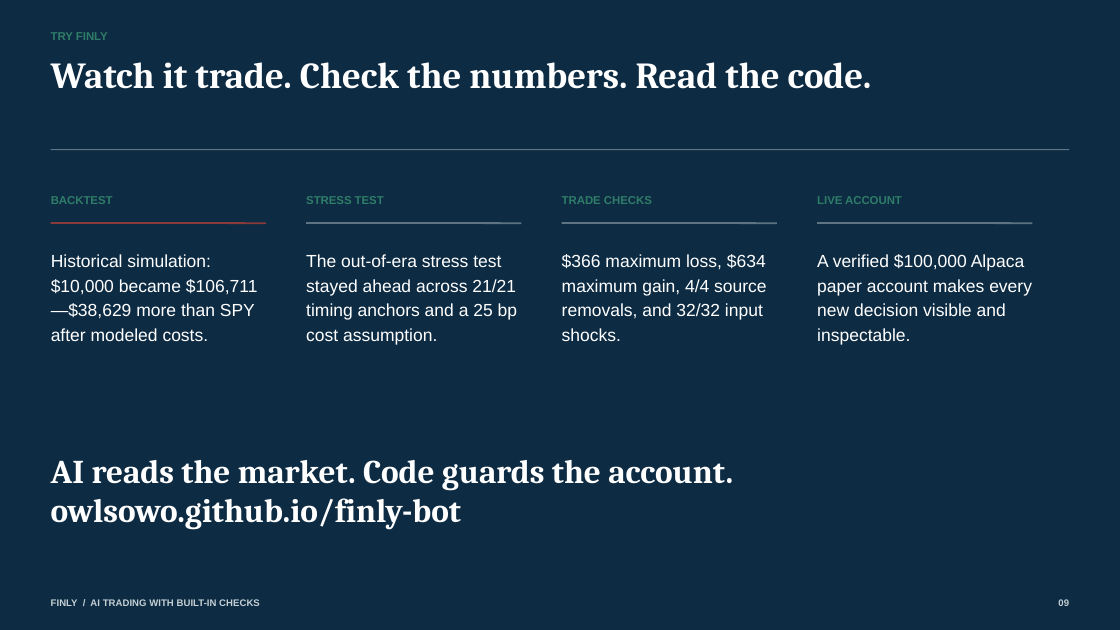
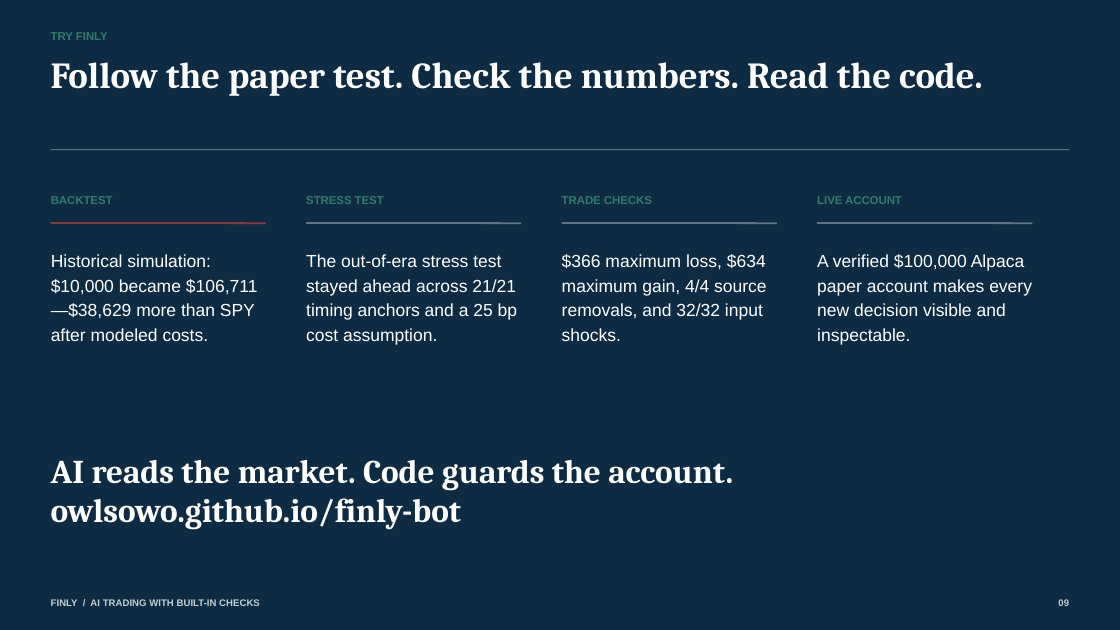
Before and after one commit to owlsowo/finly-bot, a slide deck: slide 9 of public/judge/Finly_Consulting_Deck.pptx. Drawn at 1120x630 pixels with LibreOffice and Linux fonts; fonts in the diff are those of the drawing. Boxes give left, top, right and bottom in pixels: in the first picture for what was removed or moved away, otherwise in the second. Text is boxed around its words. In the diff, an @@ line names an element or a change of style, - is before the commit and + after.

```diff
--- a/public/judge/Finly_Consulting_Deck.pptx
+++ b/public/judge/Finly_Consulting_Deck.pptx
@@ text at [51,62,983,96]: text changed @@
-Watch it trade. Check the numbers. Read the code.
+Follow the paper test. Check the numbers. Read the code.
```
Also in this commit, not shown: 3 other slides changed, 29 other files.
